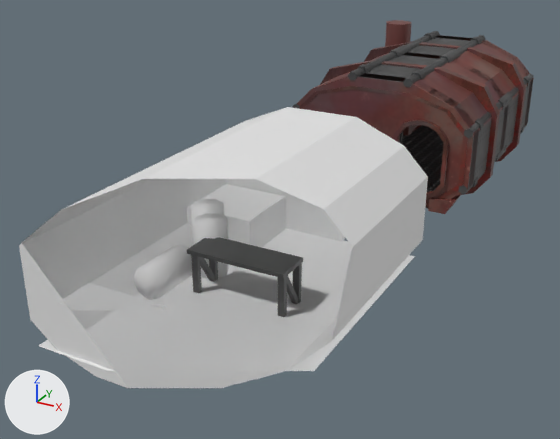
An edit to the Blender file Blender/storage_room.blend, drawn before and after from the same camera.
One viewpoint serves both versions: a camera (50 mm lens) standing at (8.58, -13.93, 9.15) and looking at (-1.52, 4.44, -0.03). The lights are fixed; the arrows at lower left show +X, +Y and +Z. The older version comes first. Everything nearer to the camera than a plane just in front of the edit is cut away.
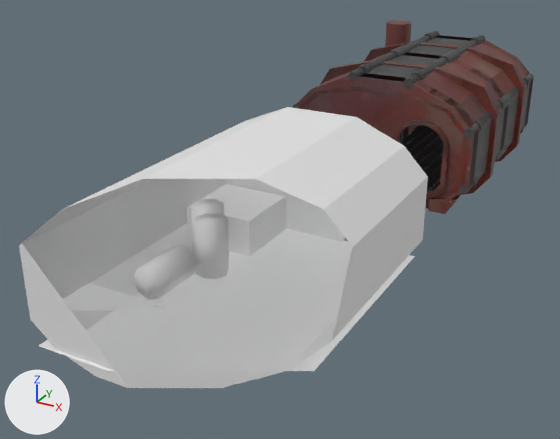
The change, as a list of edits to the scene's bpy script:
```text
Remove ob_cube_001:
    ob_cube_001 = bpy.data.objects.new('Cube.001', me_cube_001)
    ob_cube_001.location = (0.0, 0.0, 0.0)
```

What differs and where, as boxes (x1, y1, x2, y2) in the pictures (560 x 439 px):
'Cube.001', deleted
    before: (187, 237, 303, 317)
